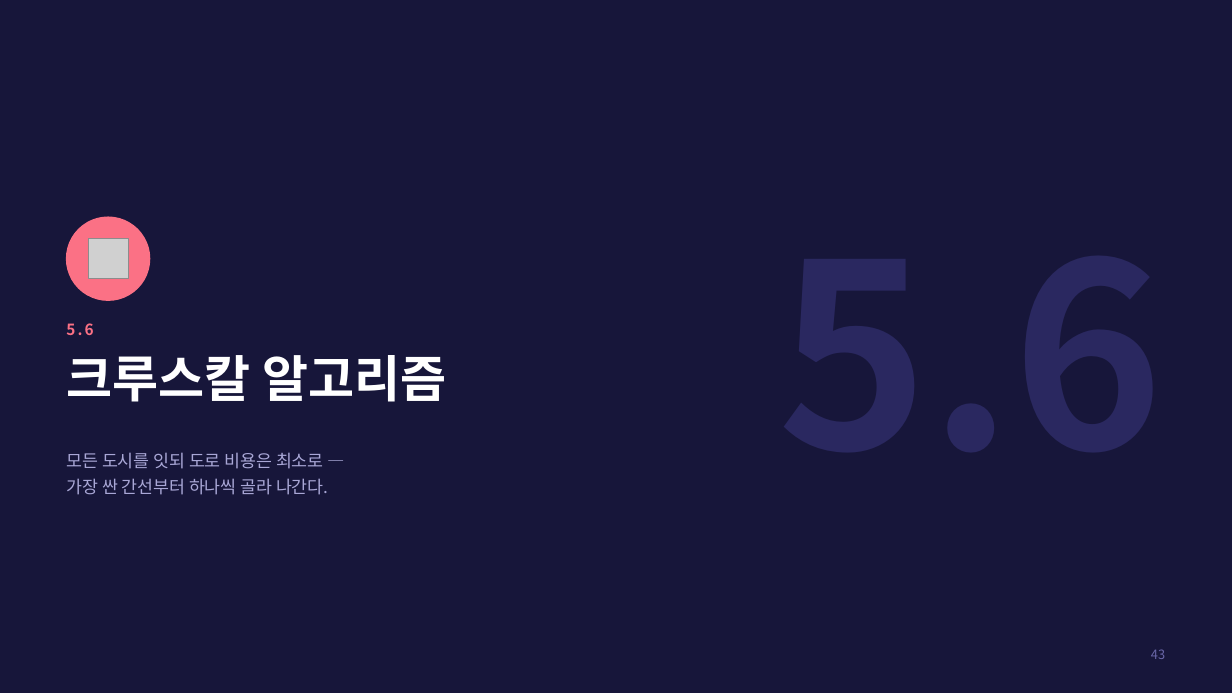
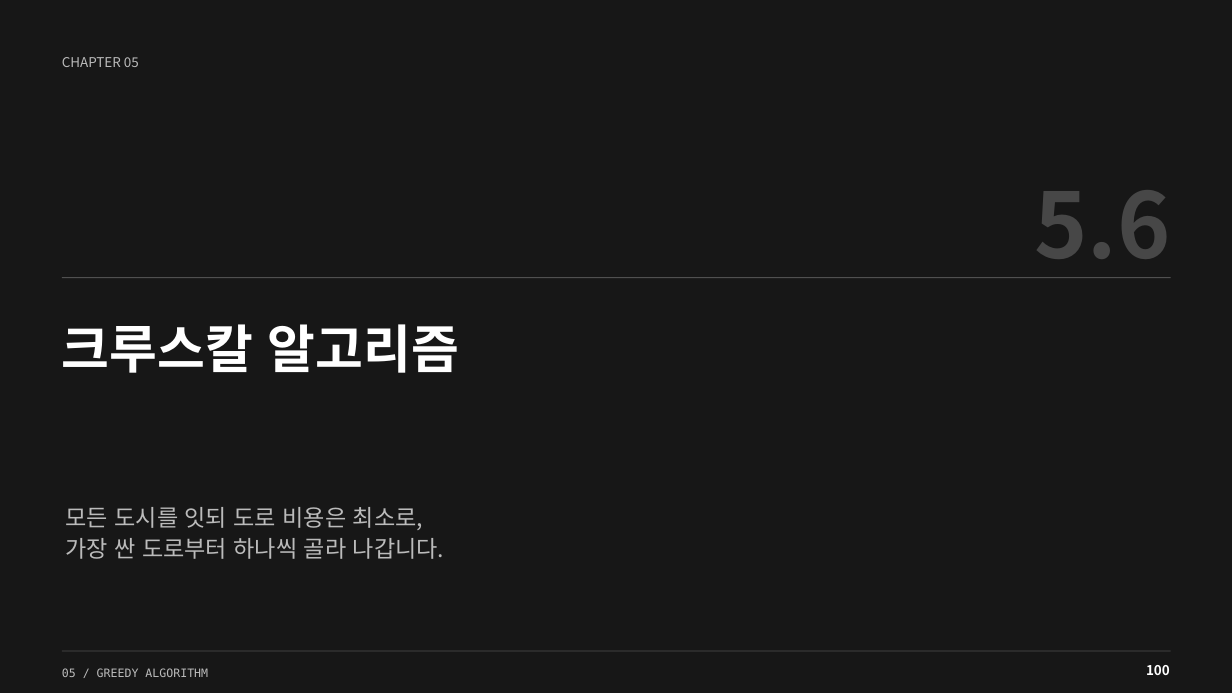
Before and after one commit to Sangdon-Park/Sangdon-Park.github.io, a slide deck: slide 100 of data/알고리즘/5장_그리디_알고리즘.pptx (slide 43 before the commit). Drawn at 1232x693 pixels with LibreOffice and Linux fonts; fonts in the diff are those of the drawing; grey boxes stand for pictures. Boxes give left, top, right and bottom in pixels: in the first picture for what was removed or moved away, otherwise in the second. Text is boxed around its words. In the diff, an @@ line names an element or a change of style, - is before the commit and + after.

```diff
--- a/data/알고리즘/5장_그리디_알고리즘.pptx
+++ b/data/알고리즘/5장_그리디_알고리즘.pptx
@@ background #17163A to #171717 @@
@@ text added at [62, 57, 139, 67], 10.5 pt, text #BBBBBB @@
+CHAPTER 05
@@ text "5.6": place and size @@
-text "5.6" at [66, 323, 93, 335]
+text "5.6" at [1035, 190, 1171, 278]
@@ text "5.6" at [1035, 190, 1171, 278]: size 12 to 70.5 pt, text colour #FB7185 to #474747, letter spacing 1.6 to 0 pt; alignment left to right; vertical alignment middle to top @@
@@ ellipse removed at [67, 217, 150, 300] @@
@@ picture removed at [88, 238, 128, 278] @@
@@ rectangle added at [62, 277, 1171, 278], fill #505050 @@
@@ text "크루스칼 알고리즘": place and size @@
-text "크루스칼 알고리즘" at [66, 355, 446, 402]
+text "크루스칼 알고리즘" at [62, 324, 459, 373]
@@ text "크루스칼 알고리즘" at [62, 324, 459, 373]: size 39 to 40.5 pt @@
@@ text at [66, 507, 444, 559]: text changed; size 13.5 to 18 pt; text colour #A9A7D6 to #BBBBBB @@
-모든 도시를 잇되 도로 비용은 최소로 —
-가장 싼 간선부터 하나씩 골라 나간다.
+모든 도시를 잇되 도로 비용은 최소로,
+가장 싼 도로부터 하나씩 골라 나갑니다.
@@ rectangle added at [62, 651, 1171, 652], fill #505050 @@
@@ text removed at [1151, 649, 1165, 659] @@
-43
@@ text added at [62, 668, 208, 677], 9 pt, text #BBBBBB @@
+05 / GREEDY ALGORITHM
@@ text added at [1146, 665, 1170, 675], 10.5 pt, text #FFFFFF, bold @@
+100
```
Also in this commit, not shown: 10 other slides changed, 186 slides added, 59 slides removed, 4 other files.
